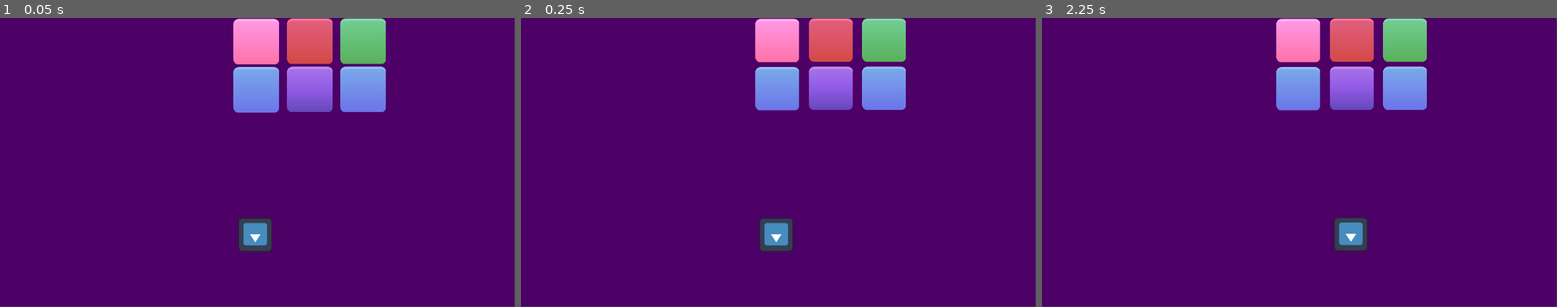
Above: before the commit, frames 1-3 (left to right).
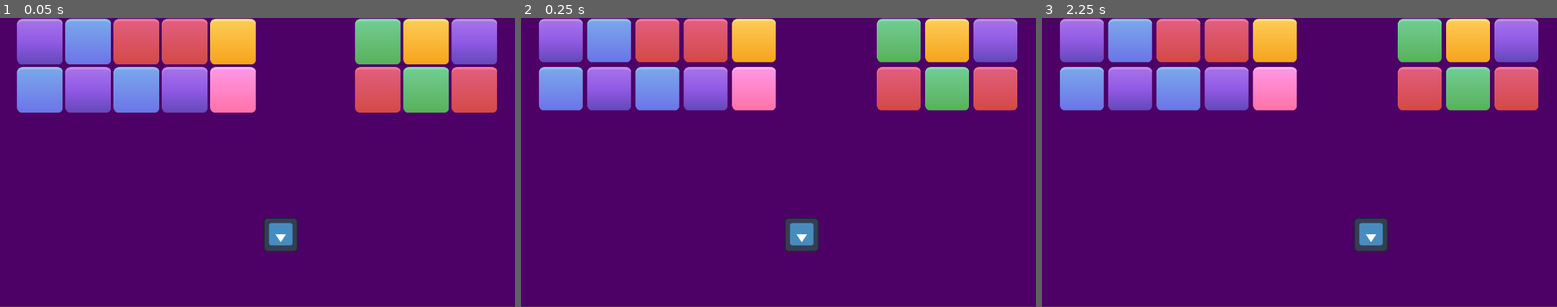
Above: after the commit, the same moments.

Repository: Neology92/game-dropzone
Game: Godot game, scene res://scenes/game.tscn
The game is run twice, just before and just after one commit, with the same random seed, the same clock (stepped at 60 frames per second) and the same inputs. The engine's default icon, where the game draws it, is replaced by a stand-in: a white triangle on a blue panel in a dark square. Sound files missing from this copy of the repository are replaced by a short silence.
Inputs:
- Up to frame 1 (0.05 s): no input
- Up to frame 2 (0.25 s): no input
- Up to frame 3 (2.25 s): tap Enter at 0.5, 2 s; hold Right 0.53-1.28 s; tap Space at 1.25 s; hold Left 1.28-2.03 s; hold Right from 2.03 s (still down)

The runs differ from the first frame. In frame 1, 28% of the frame differs, in the area x 3-100%, y 0-100%; in frame 2, 26%; in frame 3, 26%.

Commit message:
Generate tracks for full width

Diff:
--- a/scenes/game.tscn
+++ b/scenes/game.tscn
@@ -1,10 +1,8 @@
-[gd_scene load_steps=3 format=3 uid="uid://cc56kgk4t0itt"]
+[gd_scene load_steps=2 format=3 uid="uid://cc56kgk4t0itt"]
 
 [ext_resource type="Script" uid="uid://cvxqtwxkt7etl" path="res://scripts/tracks_generator.gd" id="1_yqjtg"]
-[ext_resource type="PackedScene" uid="uid://dmq4keyemm3yi" path="res://scenes/track.tscn" id="3_lnu2h"]
 
 [node name="Game" type="Node2D"]
-position = Vector2(-1, 0)
 
 [node name="BG" type="ColorRect" parent="."]
 offset_right = 1152.0
@@ -15,20 +13,5 @@
 position = Vector2(53, 0)
 script = ExtResource("1_yqjtg")
 
-[node name="Track" parent="Tracks" instance=ExtResource("3_lnu2h")]
-position = Vector2(277, 0)
-
-[node name="Track2" parent="Tracks" instance=ExtResource("3_lnu2h")]
-position = Vector2(400, 0)
-
-[node name="Track3" parent="Tracks" instance=ExtResource("3_lnu2h")]
-position = Vector2(521, 0)
-
-[node name="Track4" parent="Tracks" instance=ExtResource("3_lnu2h")]
-position = Vector2(641, -1)
-
-[node name="Track5" parent="Tracks" instance=ExtResource("3_lnu2h")]
-position = Vector2(760, -1)
-
 [node name="AudioListener2D" type="AudioListener2D" parent="."]
 current = true
--- a/scripts/game_manager.gd
+++ b/scripts/game_manager.gd
@@ -29,12 +29,14 @@
 	load_block_textures()
 
 func _ready() -> void:
+	player.position = Vector2(9999, 9999)
 	get_tree().current_scene.add_child(player)
 	current_track_idx = randi() % tracks.size()
-	# for t in tracks:
-	# 	t.block_image = block_images.pick_random()
-	# 	block_images.erase(t.block_image)
 
+	self.connect("ready", _on_ready)
+
+
+func _on_ready() -> void:
 	move_blocks_down()
 	generate_blocks()
 	move_blocks_down()
--- a/scripts/player.gd
+++ b/scripts/player.gd
@@ -15,7 +15,7 @@
 func _ready() -> void:
 	@warning_ignore("integer_division")
 	track_idx = GameManager.instance.tracks.size() / 2
-	change_track()
+	change_track_immediately()
 	self.connect("ready", _on_ready)
 
 func _on_ready() -> void:
@@ -48,6 +48,12 @@
 	var next_pos = target_track.player_slot.global_position
 	animate_move(next_pos)
 
+
+func change_track_immediately() -> void:
+	var target_track = GameManager.instance.tracks[track_idx]
+	var next_pos = target_track.player_slot.global_position
+	position = next_pos
+
 func kill() -> void:
 	print("Player killed")
 	get_tree().quit()
--- a/scripts/tracks_generator.gd
+++ b/scripts/tracks_generator.gd
@@ -1 +1,24 @@
 extends Node2D
+
+const track_width: int = 108
+const screen_width: int = 1152
+
+var track_scene: PackedScene = preload("res://scenes/track.tscn")
+
+
+func _init() -> void:
+    @warning_ignore("integer_division")
+    var spacing :int = (screen_width % track_width) / 2
+    var current_x :int = 0
+
+    while current_x < screen_width - track_width:
+        var track = track_scene.instantiate()
+        track.position.x = spacing + current_x
+        add_child(track)
+        current_x += track_width
+
+
+func clear_children() -> void:
+    for child in get_children():
+        if child is Track:
+            child.queue_free()
